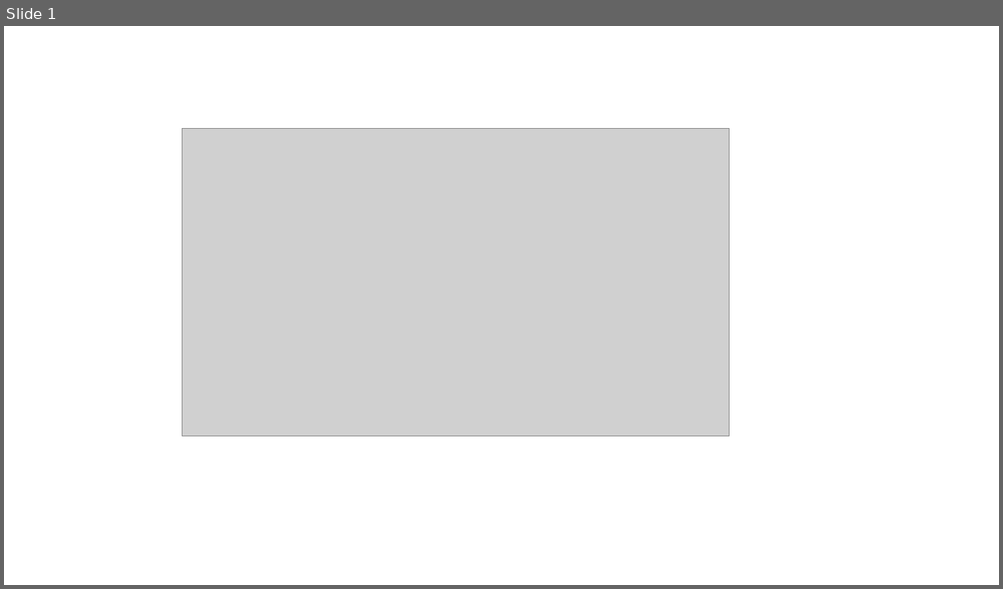
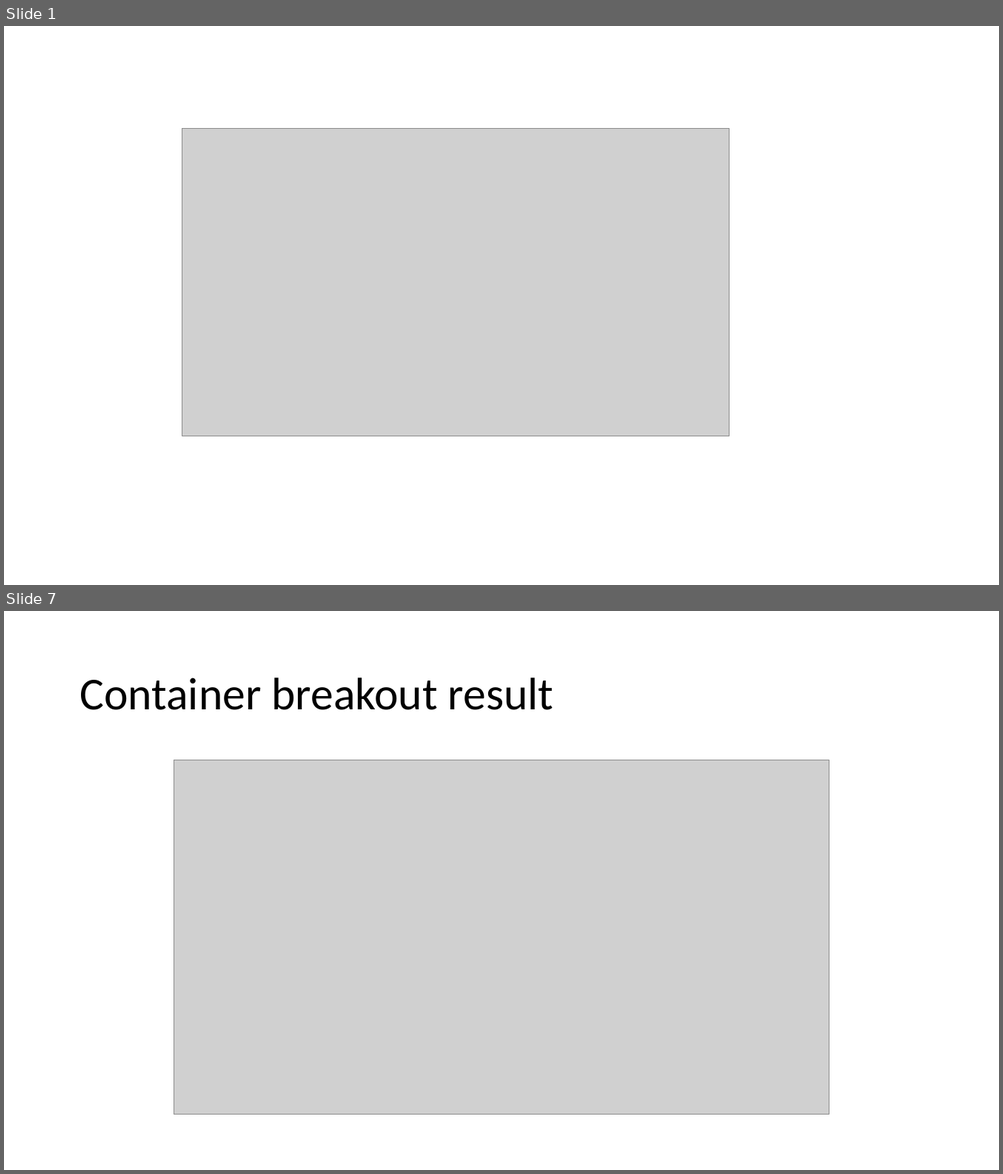
Before and after one commit to gramsimamsi/bachelorThesis, a slide deck: Screenshots.pptx. Shown one above the other, each under a label of ours: slide 1 before the commit, slides 1 and 7 after it; the slides between them are not shown. The pictures are 1003x589 and 1003x1174 pixels, drawn with LibreOffice and Linux fonts; fonts in the diff are those of the drawing; grey boxes stand for pictures. Boxes give left, top, right and bottom in pixels: in the first picture for what was removed or moved away, otherwise in the second. Text is boxed around its words. In the diff, an @@ line names an element or a change of style, - is before the commit and + after.

```diff
--- a/Screenshots.pptx
+++ b/Screenshots.pptx
@@ slide 7 added at bbox=[4, 611, 999, 1170], background #FFFFFF @@
@@ title added at bbox=[79, 678, 553, 710], 44 pt, text #000000 @@
+Container breakout result
@@ picture added at bbox=[173, 760, 829, 1116] @@
```
Also in this commit, not shown: 15 other slides added, 3 other files.
